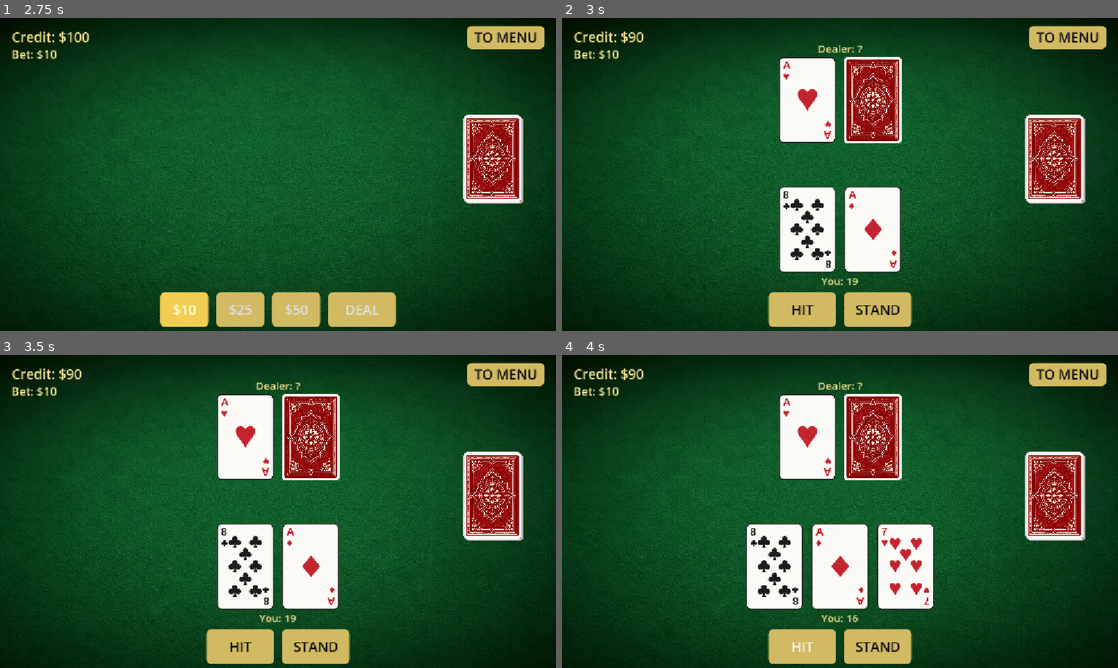
Above: before the commit, frames 1-4 (two rows, left to right).
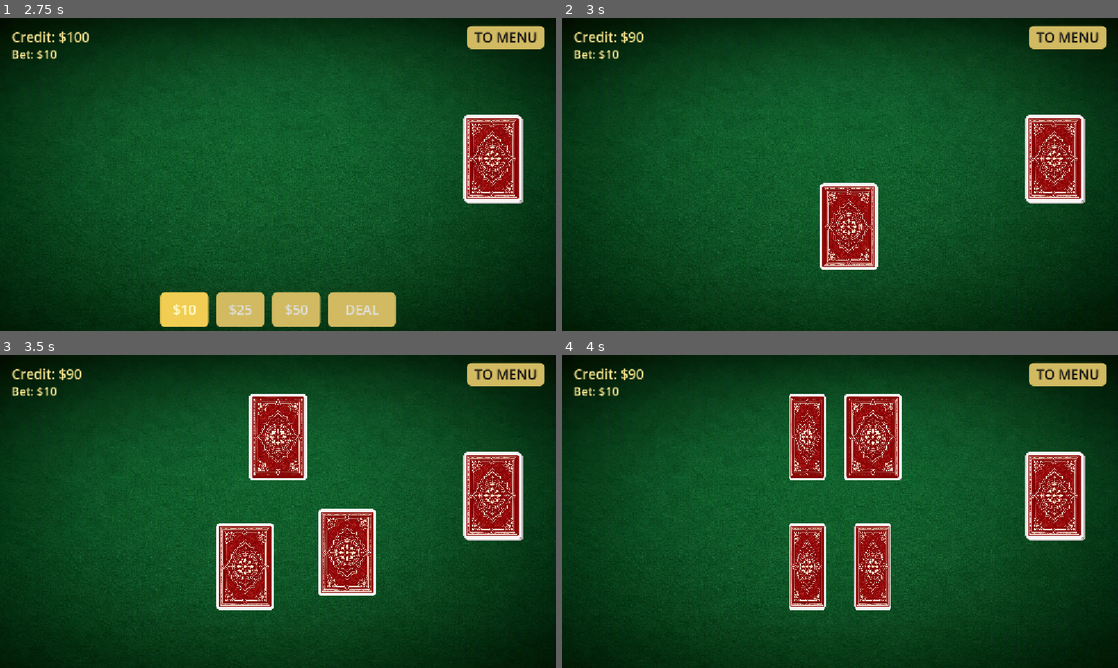
Above: after the commit, the same moments.

Repository: AShynkevich/BlackJ
Game: Godot game, scene res://menu.tscn
Two runs of this game, one before a commit and one after it. Both use one fixed random seed, a clock stepped at 60 frames per second and the inputs below.
Inputs (mouse positions are in pixels of both pictures, inside the frame that each line leads up to):
- Up to frame 1 (2.75 s): click "START" at 0.5 s; click "OK" at 1.25 s; click "$10" at 2 s
- Up to frame 2 (3 s): click "DEAL" at 2.75 s
- Up to frame 3 (3.5 s): no input
- Up to frame 4 (4 s): click (801, 646) at 3.5 s, where only the run before the commit has a clickable "HIT"

Frame 1 is identical in both runs. In frame 2, 14% of the frame differs, in the area x 37-63%, y 8-99%; in frame 3, 16%, in the area x 37-68%, y 8-99%; in frame 4, 15%.

Commit message:
Animate deal as a flight from the shoe, then flip the visible cards.
Cards stay off the hands until each flight lands, so the opening deal no longer pops four backs onto the table first.

Co-authored-by: Cursor <cursoragent@cursor.com>

Diff:
--- a/card_ui.gd
+++ b/card_ui.gd
@@ -5,6 +5,8 @@
 
 ## On-screen slot. Must match tools/generate_face_sheet.py cell size (1:1 pixels).
 const CARD_SIZE := Vector2(120, 180)
+const DEAL_SECONDS := 0.28
+const FLIP_SECONDS := 0.12
 
 @onready var texture_rect: TextureRect = $TextureRect
 
@@ -22,15 +24,43 @@
 		is_face_up = value
 		_update_visuals()
 
+## After the deal flight, flip this card if it belongs face up.
+var reveal_when_dealt: bool = false
+
 
 func _ready() -> void:
 	custom_minimum_size = CARD_SIZE
 	size = CARD_SIZE
-	#size_flags_horizontal = Control.SIZE_SHRINK_CENTER
-	#size_flags_vertical = Control.SIZE_SHRINK_CENTER
-	#texture_rect.expand_mode = TextureRect.EXPAND_IGNORE_SIZE
-	#texture_rect.stretch_mode = TextureRect.STRETCH_SCALE
+	pivot_offset = CARD_SIZE * 0.5
 	_update_visuals()
+
+
+## Fly from the shoe to a hand slot. The card is visible only during this flight.
+func animate_deal_from(from_global: Vector2, to_global: Vector2) -> void:
+	top_level = true
+	global_position = from_global
+	modulate.a = 1.0
+	var tween := create_tween()
+	tween.set_ease(Tween.EASE_OUT).set_trans(Tween.TRANS_CUBIC)
+	tween.tween_property(self, "global_position", to_global, DEAL_SECONDS)
+	await tween.finished
+	if not is_inside_tree():
+		return
+	top_level = false
+	global_position = to_global
+
+
+## Turn the card face up with a short scale flip.
+func animate_flip_up() -> void:
+	if is_face_up:
+		return
+	pivot_offset = size * 0.5
+	var tween := create_tween()
+	tween.set_trans(Tween.TRANS_SINE)
+	tween.tween_property(self, "scale", Vector2(0.01, 1), FLIP_SECONDS)
+	tween.tween_callback(func() -> void: is_face_up = true)
+	tween.tween_property(self, "scale", Vector2.ONE, FLIP_SECONDS)
+	await tween.finished
 
 
 func _update_visuals() -> void:
--- a/main_level.gd
+++ b/main_level.gd
@@ -8,6 +8,10 @@
 @export var bet_button_size := Vector2(100, 64)
 
 var bet_buttons: Array[Button] = []
+var _playing_anims: bool = false
+var _anim_queue: Array[Dictionary] = []
+var _pending_result: String = ""
+var _flight_layer: Control
 
 @onready var flow: Node = $BlackjackFlow
 @onready var credit_label: Label = $CreditLabel
@@ -36,6 +40,12 @@
 	flow.dealer_revealed.connect(_on_dealer_revealed)
 	flow.hands_cleared.connect(_on_hands_cleared)
 	flow.round_resolved.connect(_on_round_resolved)
+	_flight_layer = Control.new()
+	_flight_layer.name = "FlightLayer"
+	_flight_layer.mouse_filter = Control.MOUSE_FILTER_IGNORE
+	_flight_layer.set_anchors_preset(Control.PRESET_FULL_RECT)
+	add_child(_flight_layer)
+	move_child(_flight_layer, credit_dialog.get_index())
 	_build_bet_buttons()
 	credit_label.visible = false
 	bet_label.visible = false
@@ -87,67 +97,171 @@
 
 
 func _on_deal_pressed() -> void:
+	if _playing_anims:
+		return
 	flow.deal()
 
 
 func _on_hit_pressed() -> void:
+	if _playing_anims:
+		return
 	flow.hit()
-	_refresh_scores()
 
 
 func _on_stand_pressed() -> void:
+	if _playing_anims:
+		return
 	flow.stand()
-	_refresh_scores()
 
 
 func _on_next_pressed() -> void:
+	if _playing_anims:
+		return
 	flow.next_round()
 	_refresh_bet_buttons()
 
 
-func _on_phase_changed(phase: int) -> void:
+func _on_phase_changed(_phase: int) -> void:
+	if _playing_anims:
+		_hide_action_panels()
+		return
+	_apply_phase_panels()
+
+
+func _on_credit_changed(credit: int) -> void:
+	credit_label.text = "Credit: $%d" % credit
+
+
+func _on_bet_changed(shown_bet: int) -> void:
+	bet_label.text = "Bet: $%d" % shown_bet
+
+
+func _on_card_dealt(is_player: bool, card_data: CardData, face_up: bool) -> void:
+	var hand_box := player_hand_box if is_player else dealer_hand_box
+	var card := CARD_SCENE.instantiate() as CardUI
+	card.is_face_up = false
+	card.reveal_when_dealt = face_up
+	card.data = card_data
+	card.modulate.a = 0.0
+	_flight_layer.add_child(card)
+	_anim_queue.append({&"kind": &"deal", &"card": card, &"hand": hand_box})
+	_kick_anims()
+
+
+func _on_dealer_revealed() -> void:
+	_anim_queue.append({&"kind": &"flip"})
+	_kick_anims()
+
+
+func _on_hands_cleared() -> void:
+	_anim_queue.clear()
+	_pending_result = ""
+	for child in player_hand_box.get_children():
+		child.queue_free()
+	for child in dealer_hand_box.get_children():
+		child.queue_free()
+	for child in _flight_layer.get_children():
+		child.queue_free()
+	result_label.text = ""
+	_refresh_scores()
+
+
+func _on_round_resolved(message: String) -> void:
+	_pending_result = message
+	if not _playing_anims:
+		_apply_pending_result()
+
+
+func _kick_anims() -> void:
+	if _playing_anims:
+		return
+	_play_anim_queue()
+
+
+func _play_anim_queue() -> void:
+	_playing_anims = true
+	_hide_action_panels()
+	while not _anim_queue.is_empty():
+		var job: Dictionary = _anim_queue.pop_front()
+		if job.kind == &"deal":
+			var card: CardUI = job.card
+			var hand_box: HBoxContainer = job.hand
+			if is_instance_valid(card) and is_instance_valid(hand_box):
+				await _fly_card_into_hand(card, hand_box)
+			if _anim_queue.is_empty() or _anim_queue[0].kind != &"deal":
+				await _reveal_pending_faces()
+				_refresh_scores()
+		elif job.kind == &"flip":
+			await _flip_hole_cards()
+			_refresh_scores()
+	_playing_anims = false
+	_apply_phase_panels()
+	_apply_pending_result()
+
+
+func _fly_card_into_hand(card: CardUI, hand_box: HBoxContainer) -> void:
+	var slot := Control.new()
+	slot.custom_minimum_size = CardUI.CARD_SIZE
+	slot.mouse_filter = Control.MOUSE_FILTER_IGNORE
+	hand_box.add_child(slot)
+	await get_tree().process_frame
+	if not is_instance_valid(card) or not is_instance_valid(slot):
+		return
+	await card.animate_deal_from(deck_pile.global_position, slot.global_position)
+	if not is_instance_valid(card) or not is_instance_valid(slot):
+		return
+	var idx := slot.get_index()
+	hand_box.remove_child(slot)
+	slot.free()
+	if card.get_parent() != null:
+		card.get_parent().remove_child(card)
+	hand_box.add_child(card)
+	hand_box.move_child(card, idx)
+
+
+func _reveal_pending_faces() -> void:
+	var pending: Array[CardUI] = []
+	for hand_box in [player_hand_box, dealer_hand_box]:
+		for child in hand_box.get_children():
+			var card := child as CardUI
+			if card != null and card.reveal_when_dealt and not card.is_face_up:
+				pending.append(card)
+	if pending.is_empty():
+		return
+	for i in pending.size():
+		if i == pending.size() - 1:
+			await pending[i].animate_flip_up()
+		else:
+			pending[i].animate_flip_up()
+
+
+func _flip_hole_cards() -> void:
+	for child in dealer_hand_box.get_children():
+		var card := child as CardUI
+		if card == null or card.is_face_up:
+			continue
+		await card.animate_flip_up()
+
+
+func _hide_action_panels() -> void:
+	bet_panel.visible = false
+	decision_panel.visible = false
+	result_panel.visible = false
+
+
+func _apply_phase_panels() -> void:
+	var phase: int = flow.phase
 	bet_panel.visible = phase == flow.Phase.BETTING
 	decision_panel.visible = phase == flow.Phase.PLAYER_TURN
 	result_panel.visible = phase == flow.Phase.RESOLVE and flow.credit > 0
 	_refresh_scores()
 
 
-func _on_credit_changed(credit: int) -> void:
-	credit_label.text = "Credit: $%d" % credit
-
-
-func _on_bet_changed(shown_bet: int) -> void:
-	bet_label.text = "Bet: $%d" % shown_bet
-
-
-func _on_card_dealt(is_player: bool, card_data: CardData, face_up: bool) -> void:
-	var hand_box := player_hand_box if is_player else dealer_hand_box
-	var card := CARD_SCENE.instantiate() as CardUI
-	hand_box.add_child(card)
-	card.is_face_up = face_up
-	card.data = card_data
-	_refresh_scores()
-
-
-func _on_dealer_revealed() -> void:
-	for child in dealer_hand_box.get_children():
-		var card := child as CardUI
-		if card != null:
-			card.is_face_up = true
-	_refresh_scores()
-
-
-func _on_hands_cleared() -> void:
-	for child in player_hand_box.get_children():
-		child.queue_free()
-	for child in dealer_hand_box.get_children():
-		child.queue_free()
-	result_label.text = ""
-	_refresh_scores()
-
-
-func _on_round_resolved(message: String) -> void:
-	result_label.text = message
+func _apply_pending_result() -> void:
+	if _pending_result.is_empty():
+		return
+	result_label.text = _pending_result
+	_pending_result = ""
 	if flow.credit > 0:
 		return
 	session_message.text = LOSE_MESSAGE
--- a/project.godot
+++ b/project.godot
@@ -13,7 +13,7 @@
 config/name="BlackJ"
 run/main_scene="res://menu.tscn"
 config/features=PackedStringArray("4.7", "GL Compatibility")
-run/max_fps=30
+run/max_fps=60
 config/icon="res://icon.svg"
 
 [display]
Not shown, changed: CONTEXT.md
